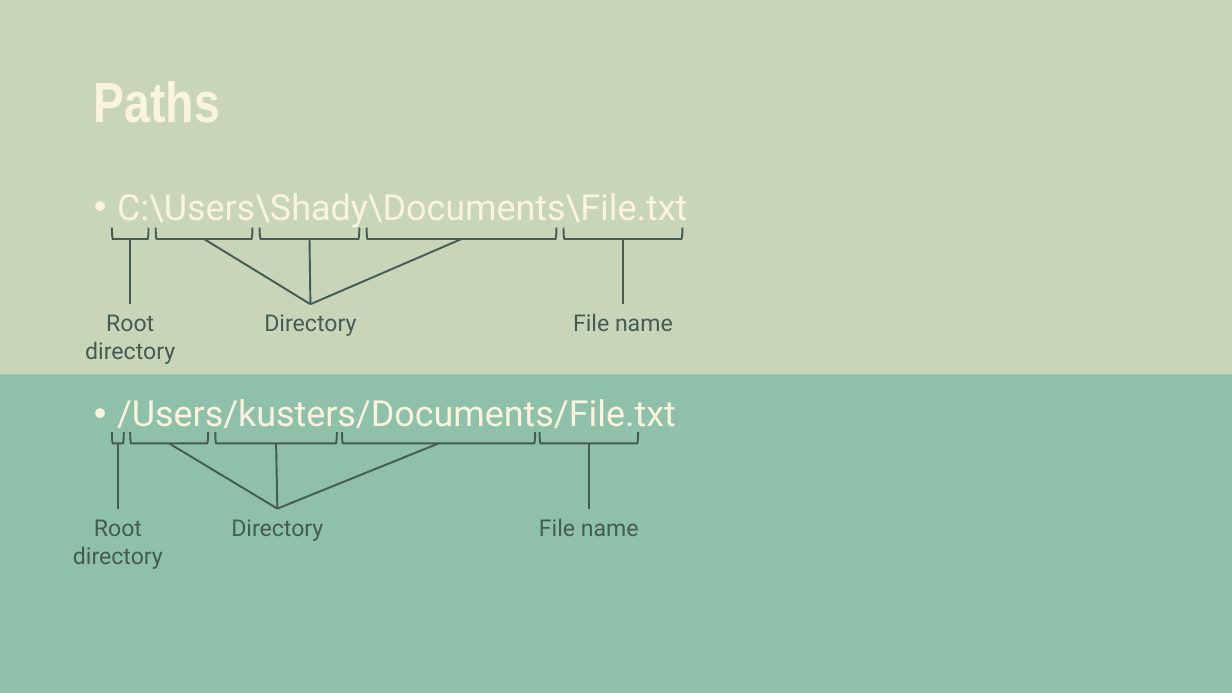
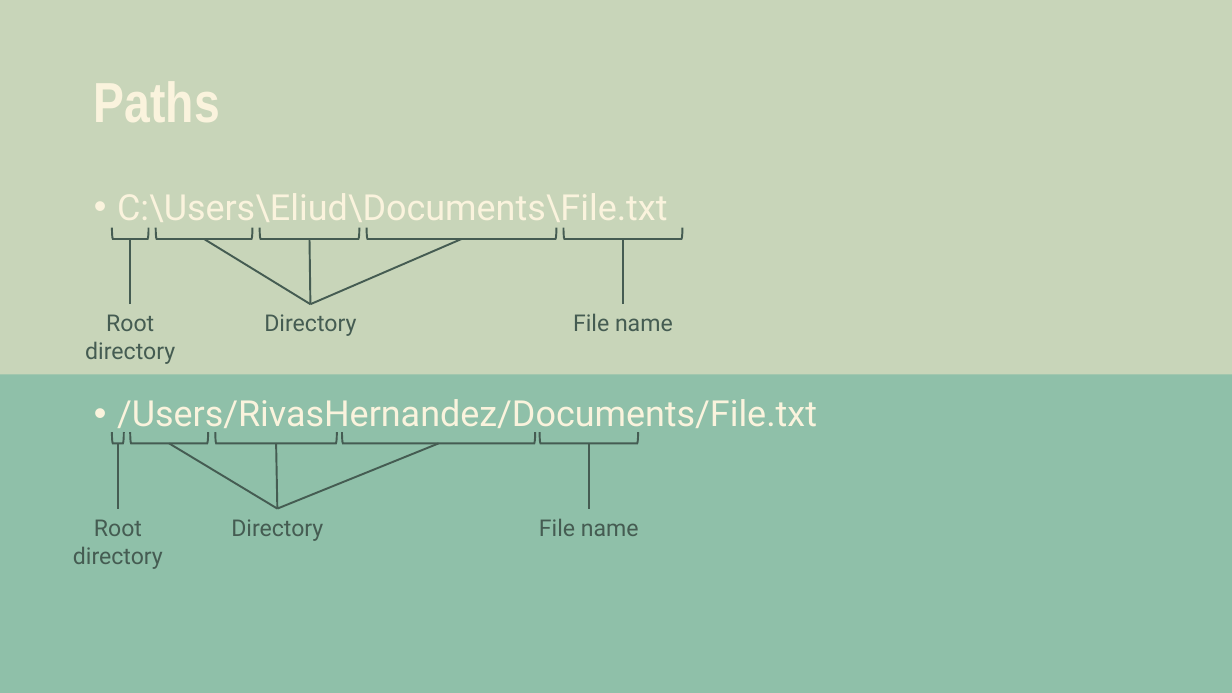
Before and after one commit to xelanola/CM515-course-2025, a slide deck: slide 13 of modules/03_Files_and_Folders/SP25-computationalCMB-FilesAndFolders-Eliud.pptx. Drawn at 1232x693 pixels with LibreOffice and Linux fonts; fonts in the diff are those of the drawing. Boxes give left, top, right and bottom in pixels: in the first picture for what was removed or moved away, otherwise in the second. Text is boxed around its words. In the diff, an @@ line names an element or a change of style, - is before the commit and + after.

```diff
--- a/modules/03_Files_and_Folders/SP25-computationalCMB-FilesAndFolders-Eliud.pptx
+++ b/modules/03_Files_and_Folders/SP25-computationalCMB-FilesAndFolders-Eliud.pptx
@@ text at (117,193,817,435): text changed @@
-• C:\Users\Shady\Documents\File.txt
-• /Users/kusters/Documents/File.txt
+• C:\Users\Eliud\Documents\File.txt
+• /Users/RivasHernandez/Documents/File.txt
```
Also in this commit, not shown: 4 other slides changed.
